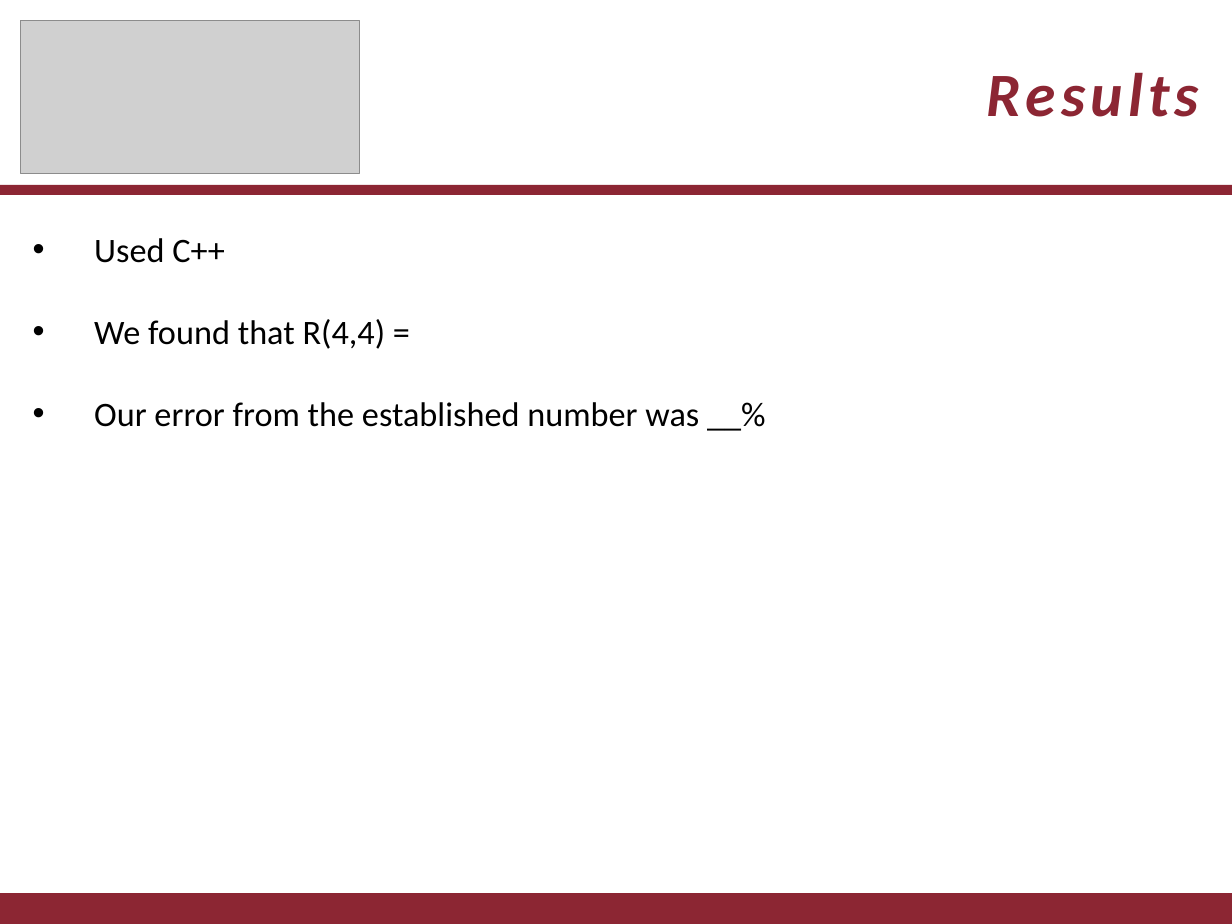
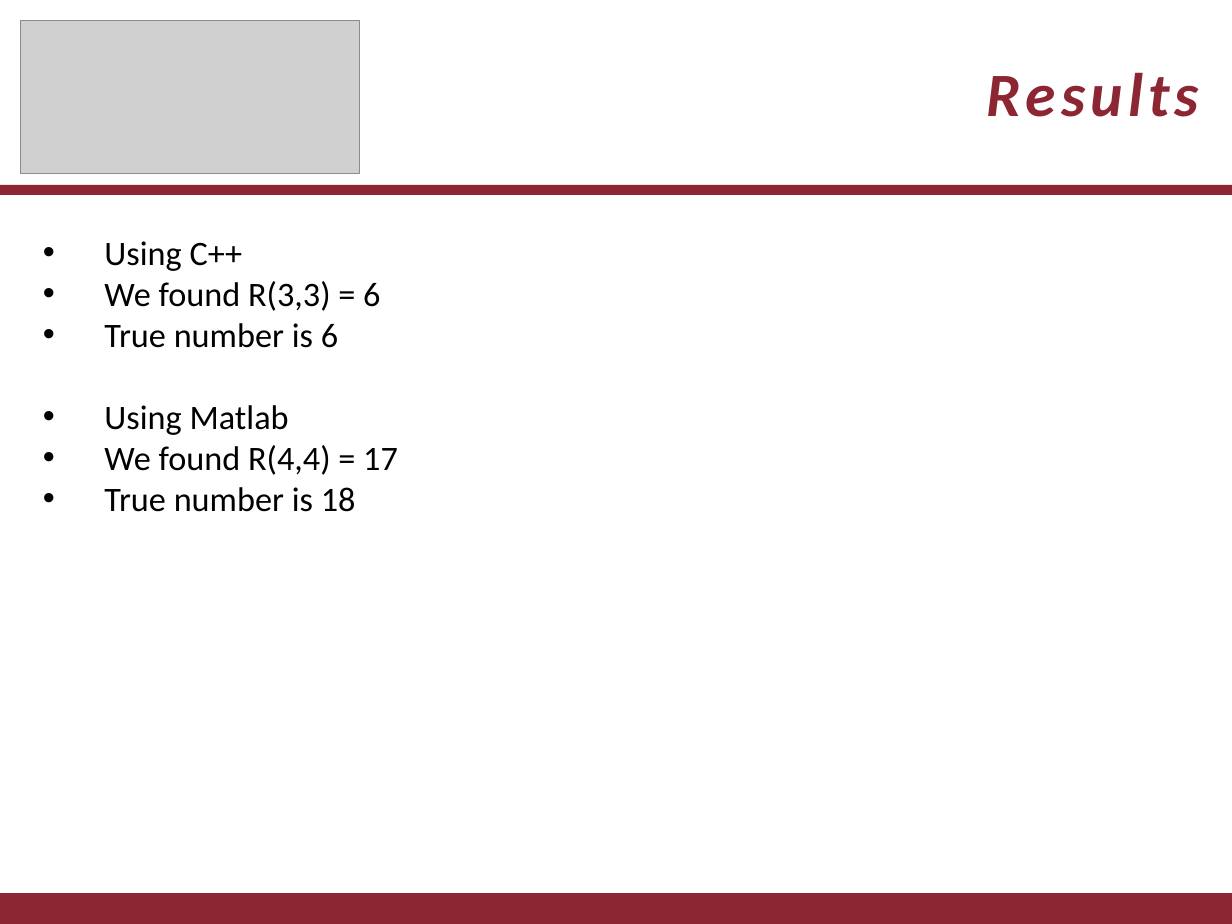
Before and after one commit to dhutchis/RamSearch, a slide deck: slide 11 of RamSearch.pptx (slide 10 before the commit). Drawn at 1232x924 pixels with LibreOffice and Linux fonts; fonts in the diff are those of the drawing; grey boxes stand for pictures. Boxes give left, top, right and bottom in pixels: in the first picture for what was removed or moved away, otherwise in the second. Text is boxed around its words. In the diff, an @@ line names an element or a change of style, - is before the commit and + after.

Commit message:
Fixed big logic error.  Corrected OpenMP code by forcing data sync on n_lb. Added M's Random Ramsey Search Matlab files.

```diff
--- a/RamSearch.pptx
+++ b/RamSearch.pptx
@@ text at <box>104,241,398,512</box>: text changed @@
-• Used C++
-• We found that R(4,4) =
-• Our error from the established number was __%
+• Using C++
+• We found R(3,3) = 6
+• True number is 6
+• Using Matlab
+• We found R(4,4) = 17
+• True number is 18
```
Also in this commit, not shown: 2 other slides changed, 1 slide added, 4 other files.
